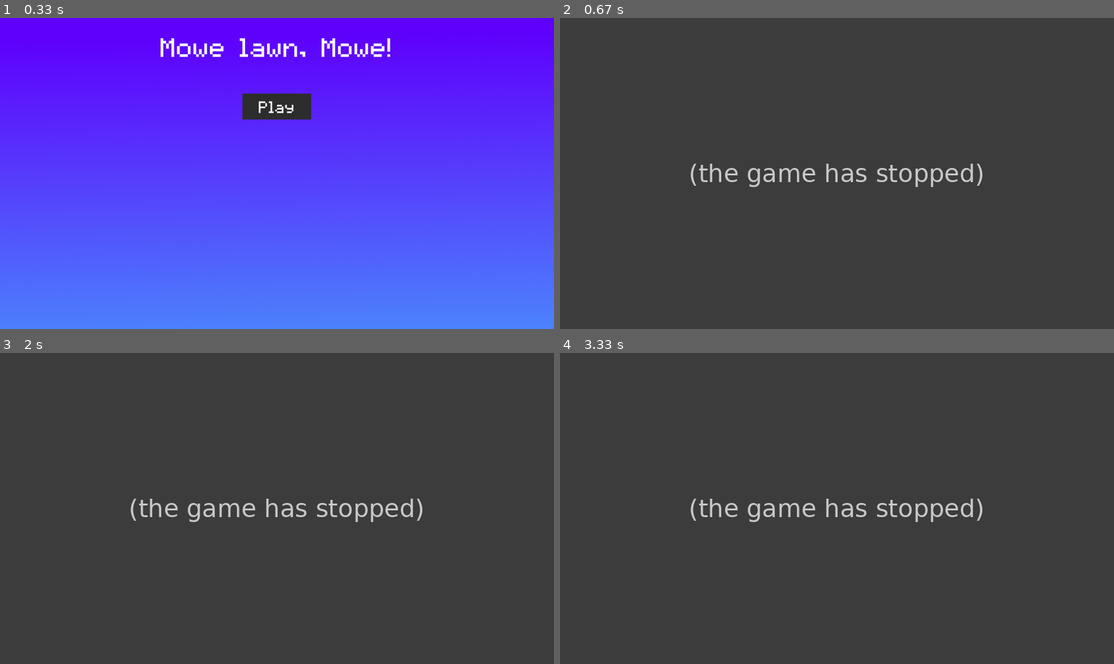
Above: before the commit, frames 1-4 (two rows, left to right).
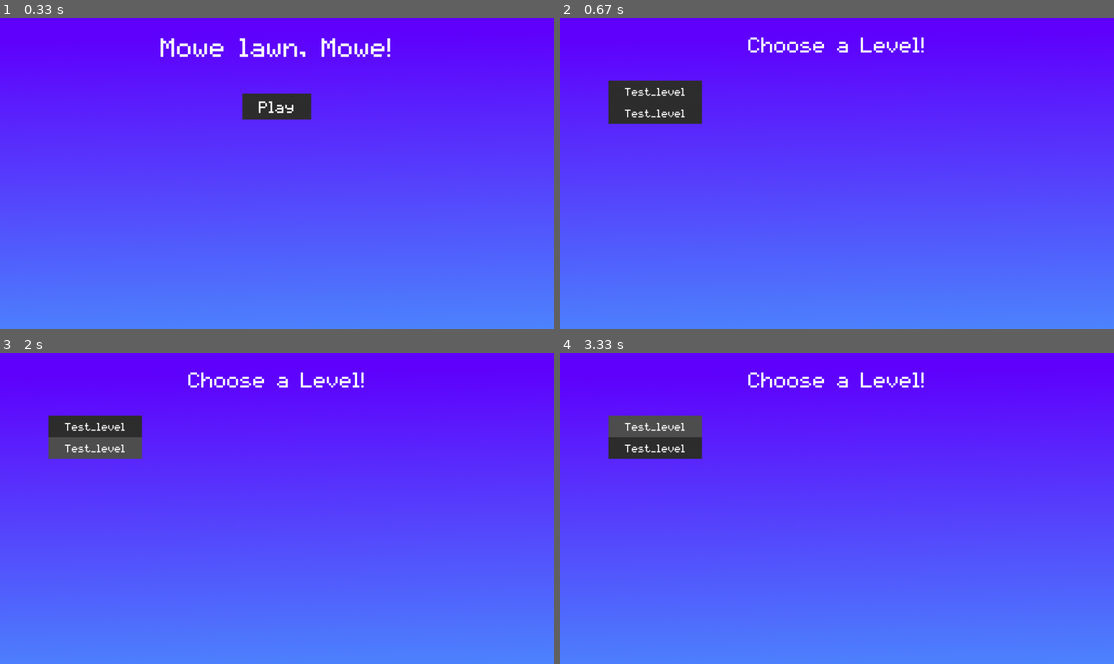
Above: after the commit, the same moments.

Repository: Acaippa/pygame-lawnmower
Game: pygame game, started from ver 0.3/main.py
The game is run twice, just before and just after one commit, with the same random seed, the same clock (stepped at 60 frames per second) and the same inputs.
Inputs (mouse positions are in pixels of both pictures, inside the frame that each line leads up to):
- Up to frame 1 (0.33 s): no input
- Up to frame 2 (0.67 s): click (837, 105) at 0.38 s
- Up to frame 3 (2 s): click (94, 427) at 0.72 s; click (105, 461) at 1.05 s; click (94, 446) at 1.88 s
- Up to frame 4 (3.33 s): click (809, 589) at 2.22 s; click (654, 427) at 3.05 s

Frame 1 is identical in both runs. In frame 2, 98% of the frame differs, in the area x 0-100%, y 0-100%; in frame 3, 98%; in frame 4, 98%.
Error before the commit: AttributeError: 'GameModeMenu' object has no attribute 'dt' (game_mode_menu.py line 35); the game stopped at 0.43 s (later frames are placeholders)

Commit message:
Fixed container not placing items properly

Diff:
--- a/ver 0.3/modules/UI/container.py
+++ b/ver 0.3/modules/UI/container.py
@@ -34,6 +34,6 @@
 			offset_y = self.pos[1] + item.rect.height * index
 
 			item.pos = item.pos[0] + offset_x, item.pos[1] + offset_y
-			print(item.rect.height)
 
 			item.update(self.delta_time)
+			item.pos = item.pos[0] - offset_x, item.pos[1] - offset_y
--- a/ver 0.3/modules/UI/text.py
+++ b/ver 0.3/modules/UI/text.py
@@ -12,8 +12,6 @@
 		self.font_size = kwargs.get("size", 20)
 
 		self.font = pygame.font.Font(self.settings["font_path"] + self.settings["font_name"], self.font_size)
-
-		self.rect = pygame.Rect((20, 20), (20, 20))
 
 		self.text = kwargs.get("text", " ")
 
@@ -34,21 +32,22 @@
 
 		self.delta_time = 0
 
+		self.update_text()
+
 	def update(self, dt):
 		self.delta_time = dt
+
+		self.update_text()
+
+		self.update_pos()
 
 		if len(self.cmd_list) != 0:
 			for cmd in self.cmd_list:
 				cmd()
 
-		self.update_text()
-
-		self.update_pos()
-
 		self.draw()
 
 	def draw(self):
-		self.rect.topleft = self.pos
 		self.display_surface.blit(self.rendered_font, self.pos)
 
 	def update_text(self):
@@ -76,3 +75,5 @@
 
 		if self.pos[1] == "b":
 			self.pos = self.pos[1], h - self.rendered_font.get_height() - self.padding
+
+		self.rect.topleft = self.pos
--- a/ver 0.3/modules/states/game_mode_menu.py
+++ b/ver 0.3/modules/states/game_mode_menu.py
@@ -32,8 +32,6 @@
 		self.delta_time = dt
 		self.draw_background()
 
-		self.main_container.update(self.dt)
-
 		self.update_items()
 
 		self.draw()
